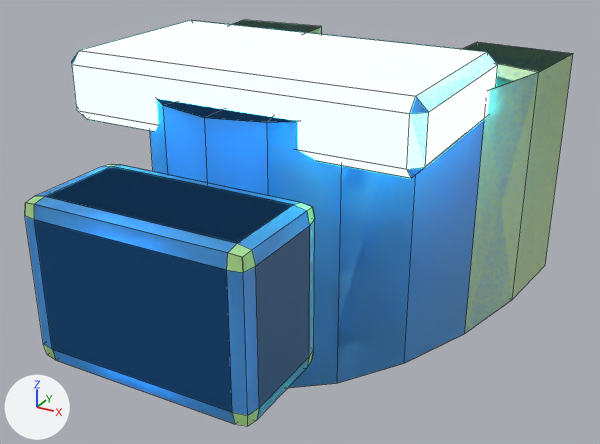
What one commit did to the Blender file viewer/assets/armor-parts/right_hand/source/right_hand.blend.
One viewpoint serves both versions: a 50 mm camera at (0.1052, -0.1822, 0.0883) aimed at (0.0035, 0.0028, -0.0042). The lights are fixed; the arrows at lower left show +X, +Y and +Z. The first picture is the older version. Mesh edges are drawn as thin lines.

In view in the first picture: 'armor_left_hand_v001', 'armor_right_hand_v001'.
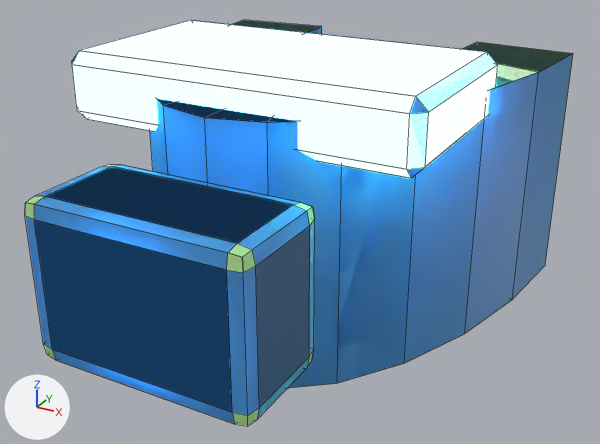
Pixel boxes [x1, y1, x2, y2] of what changed, in the pictures (600 x 444 px):
part 1 of me_armor_left_hand_v001, recoloured (green to blue)
    both: [465, 54, 573, 332]
part 2 of me_armor_right_hand_v001, recoloured
    both: [307, 26, 322, 34]

What the commit changed:
me_armor_left_hand_v001 has 156 vertices, 156 faces and spans x -0.0575..0.0575, y -0.065..0.075, z -0.035..0.0433.
me_armor_left_hand_v001 is used by ob_armor_left_hand_v001; location (0.0, 0.0, 0.0).
me_armor_left_hand_v001 part 1: 4 faces spanning x 0.0232..0.0575, y 0.018..0.075, z -0.035..0.035 switch from mat_armor_base_surface (green #daffb3) to mat_armor_accent (blue #5cb0f1).
me_armor_right_hand_v001 has 156 vertices, 156 faces and spans x -0.0575..0.0575, y -0.065..0.075, z -0.035..0.0433.
me_armor_right_hand_v001 is used by ob_armor_right_hand_v001; location (0.0, 0.0, 0.0).
me_armor_right_hand_v001 part 2: 4 faces spanning x -0.0575..-0.0232, y 0.018..0.075, z -0.035..0.035 switch from mat_armor_base_surface (green #daffb3) to mat_armor_accent (blue #5cb0f1).
